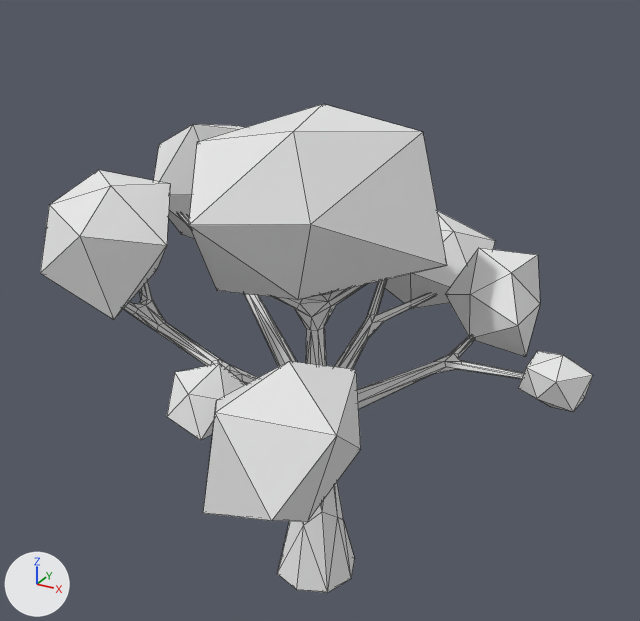
Two versions of the OBJ model src/main/resources/tree.obj, one commit apart.
Rendered twice from a 50 mm camera at (15.9, -28.5, 27.1) aimed at (0.2, -0.1, 12.9). The lights are fixed; the arrows at lower left show +X, +Y and +Z. Mesh edges are drawn as thin lines. Where no turn or scale is listed for an object, it has been applied to the vertices. Vertices at the same position are counted once.

In view in the first picture: 'Cube_Cube.001'.
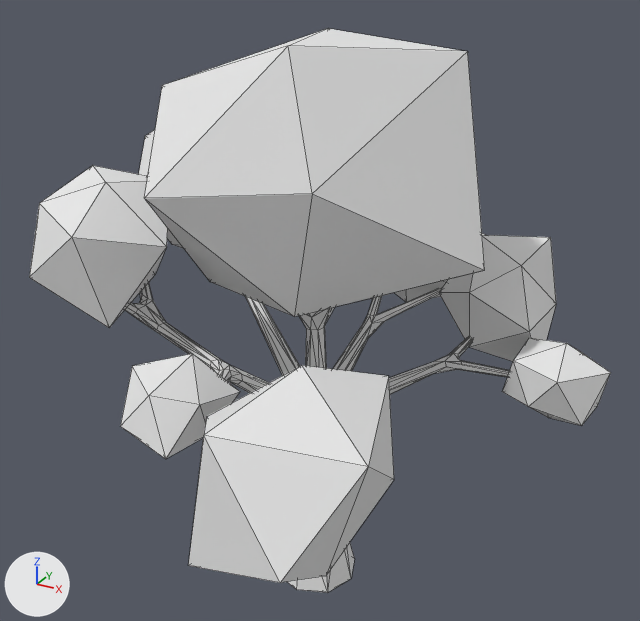
The change, as JSON lines over the scene's bpy script:
```json
{"block": "me_cube_cube_001", "where": "# used by ob_cube_cube_001; location = (0.0, 0.0, 0.0)"}
{"op": "remove", "block": "me_cube_cube_001", "code": "me_cube_cube_001.from_pydata(...)  # 481 vertices, 926 faces; spans x -11.9..10.9, y -11.2..10.1, z -0.3..20.6"}
{"op": "add", "block": "me_cube_cube_001", "code": "me_cube_cube_001.from_pydata(...)  # 481 vertices, 926 faces; spans x -12.7..11.5, y -12.8..10.4, z -0.3..23.6"}
{"block": "me_cube_cube_001", "change": "me_cube_cube_001 part 1: the loose piece of 11 vertices spanning x -1.1..4.7, y 5.2..10.1, z 10.5..14.8 is moved by (-0.4, 0.4, 0.0)"}
{"block": "me_cube_cube_001", "change": "me_cube_cube_001 part 2: the loose piece of 10 vertices spanning x 0.9..5.9, y -11.2..-5.9, z 9.6..14.9 is scaled about its middle by 1.27, then moved by (0.8, -0.8, -0.4)"}
{"block": "me_cube_cube_001", "change": "me_cube_cube_001 part 3: the loose piece of 12 vertices spanning x -5.2..5.5, y -4.9..3.9, z 13.7..20.6 is rebuilt with 12 vertices and now spans x -6.4..7.3, y -6.7..4.7, z 13.2..23.6"}
{"block": "me_cube_cube_001", "change": "me_cube_cube_001 part 4: the loose piece of 12 vertices spanning x 8.3..10.9, y -0.7..1.7, z 10.9..12.9 is rebuilt with 12 vertices and now spans x 7.7..11.5, y -1.2..2.2, z 10.4..13.4"}
{"block": "me_cube_cube_001", "change": "me_cube_cube_001 part 5: the loose piece of 12 vertices spanning x -10.1..-4.0, y -6.6..-1.0, z 13.5..18.1 is rebuilt with 12 vertices and now spans x -10.5..-3.9, y -7.0..-0.9, z 13.4..18.2"}
{"block": "me_cube_cube_001", "change": "me_cube_cube_001 part 6: the loose piece of 12 vertices spanning x -11.9..-4.0, y 2.1..9.2, z 12.4..19.0 is rebuilt with 12 vertices and now spans x -12.7..-3.2, y 1.4..10.0, z 11.7..19.7"}
{"block": "me_cube_cube_001", "change": "me_cube_cube_001 part 7: the loose piece of 11 vertices spanning x -1.9..0.6, y -7.9..-4.9, z 10.3..13.1 is rebuilt with 11 vertices and now spans x -2.9..0.4, y -9.3..-5.4, z 10.0..13.7"}
{"block": "me_cube_cube_001", "change": "me_cube_cube_001 part 8: the loose piece of 11 vertices spanning x 4.3..7.8, y 1.6..5.3, z 11.2..15.2 is rebuilt with 11 vertices and now spans x 3.9..8.4, y 1.4..6.3, z 10.7..15.7"}
```

Location of each change, (x1, y1, x2, y2) in pixels of the pictures (640 x 621 px; the box of a moved part takes in the faces that stretch with it):
```json
{"object": "Cube_Cube.001", "change": "reshaped", "before": [40, 104, 593, 593], "after": [29, 28, 611, 593], "on screen": "16% taller"}
{"part": 1, "of": "me_cube_cube_001", "change": "moved or reshaped", "before": [377, 211, 495, 309], "after": [395, 233, 485, 302]}
{"part": 2, "of": "me_cube_cube_001", "change": "moved or reshaped", "before": [203, 361, 361, 522], "after": [188, 365, 394, 583]}
{"part": 3, "of": "me_cube_cube_001", "change": "rebuilt", "before": [189, 104, 447, 300], "after": [144, 28, 485, 317], "on screen": "32% wider, 47% taller"}
{"part": 4, "of": "me_cube_cube_001", "change": "rebuilt", "before": [518, 351, 593, 412], "after": [502, 338, 611, 426], "on screen": "45% wider, 44% taller"}
{"part": 5, "of": "me_cube_cube_001", "change": "rebuilt", "before": [40, 170, 170, 320], "after": [29, 166, 168, 327], "on screen": "7% wider, 7% taller"}
{"part": 6, "of": "me_cube_cube_001", "change": "rebuilt", "before": [154, 124, 245, 239], "after": [139, 130, 183, 248]}
{"part": 7, "of": "me_cube_cube_001", "change": "rebuilt", "before": [167, 363, 246, 440], "after": [121, 354, 240, 459]}
{"part": 8, "of": "me_cube_cube_001", "change": "rebuilt", "before": [445, 248, 540, 357], "after": [439, 235, 556, 361], "on screen": "23% wider, 15% taller"}
```
